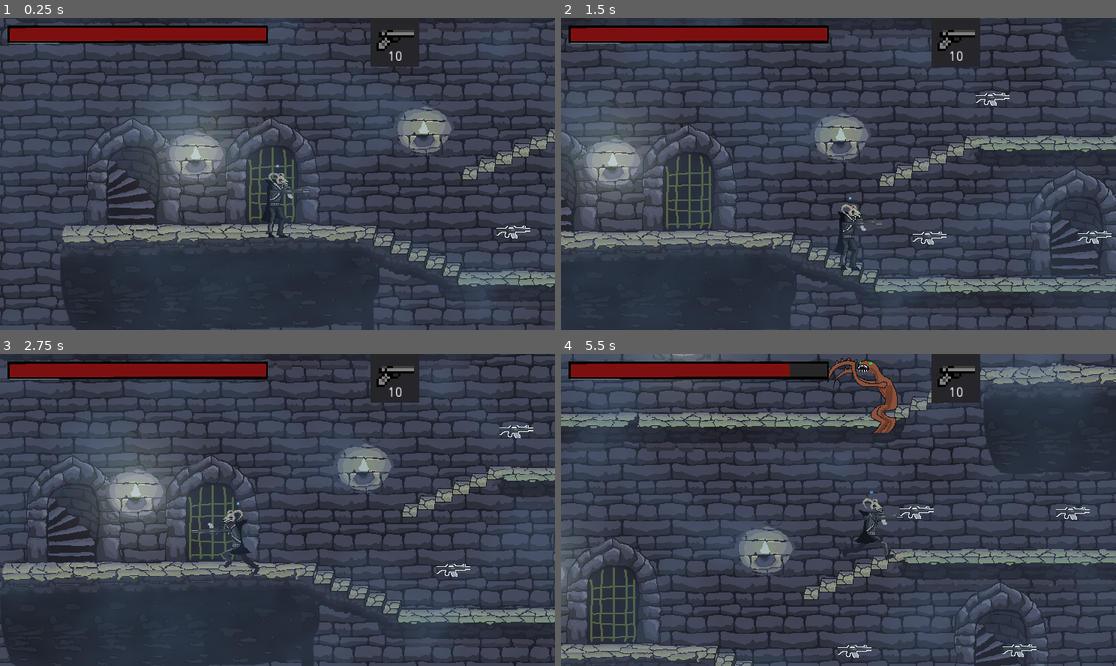
Above: before the commit, frames 1-4 (two rows, left to right).
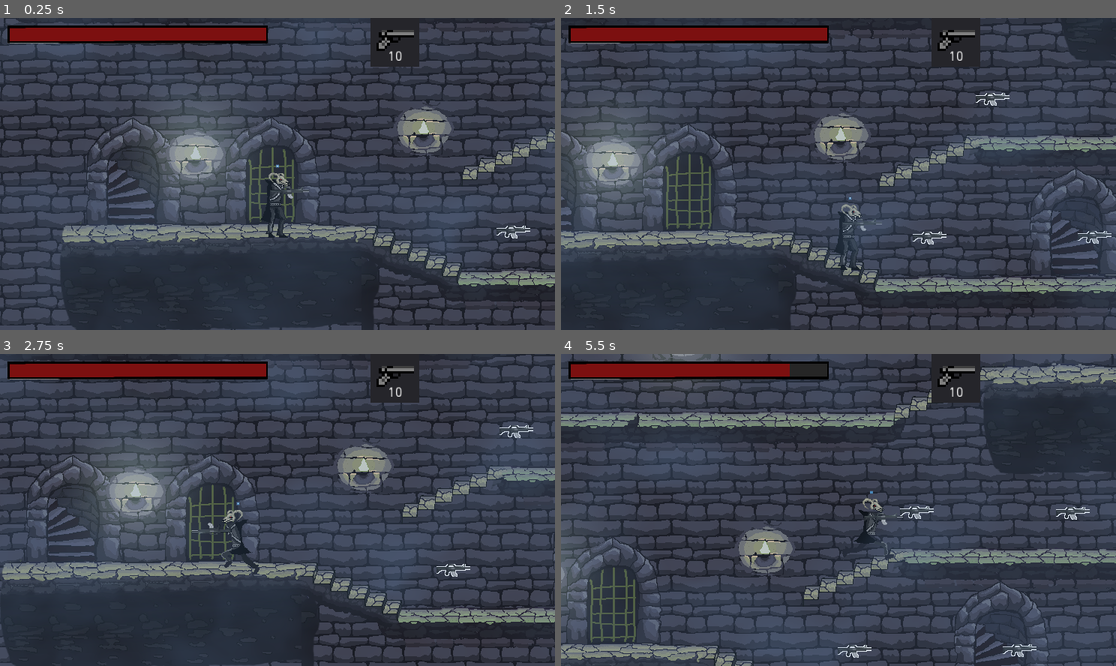
Above: after the commit, the same moments.

Repository: IgorBayerl/godot-game-liliths-crusade
Game: Godot game, scene res://src/Scenes/Main.tscn
The game is run twice, just before and just after one commit, with the same random seed, the same clock (stepped at 60 frames per second) and the same inputs. The engine's default icon, where the game draws it, is replaced by a stand-in: a white triangle on a blue panel in a dark square.
Inputs (mouse positions are in pixels of both pictures, inside the frame that each line leads up to):
- Up to frame 1 (0.25 s): no input
- Up to frame 2 (1.5 s): move the mouse to (960, 158) at 0.52 s; hold D (move_RIGHT) 0.53-1.25 s; tap 1 (Gun_1) at 0.6 s; click (960, 158) at 0.67 s; tap J (jump) at 0.77 s; drag from (727, 189) to (871, 239) at 1.27 s
- Up to frame 3 (2.75 s): move the mouse to (333, 441) at 2.02 s; hold A (move_LEFT) from 2.03 s (still down); tap 3 (Gun_3) at 2.1 s
- Up to frame 4 (5.5 s): release A (move_LEFT) at 2.75 s; drag from (810, 572) to (1077, 432) at 2.77 s; move the mouse to (1005, 556) at 3.52 s; hold D (move_RIGHT) 3.53-4.25 s; tap H (interact) at 3.6 s; tap J (jump) at 3.77 s; drag from (672, 463) to (1005, 500) at 4.27 s; move the mouse to (866, 510) at 5.02 s; hold D (move_RIGHT) from 5.03 s (still down); tap 1 (Gun_1) at 5.1 s; click (866, 510) at 5.17 s

The runs differ from the first frame. In frame 1, 1.2% of the frame differs, in the area x 8-93%, y 0-97%; in frame 2, 0.8%; in frame 3, 1.1%; in frame 4, 1.9%, in the area x 5-91%, y 1-99%.

Commit message:
CABEÇUDO INVEISIVEL :)

Diff:
--- a/src/Actors/Aroldo.tscn
+++ b/src/Actors/Aroldo.tscn
@@ -6,6 +6,7 @@
 [ext_resource path="res://src/Sprites/Aroldo/Bixo quase lah.png" type="Texture" id=4]
 
 [sub_resource type="RectangleShape2D" id=1]
+extents = Vector2( 9.59579, 9.20985 )
 
 [sub_resource type="SpriteFrames" id=2]
 animations = [ {
@@ -26,7 +27,8 @@
 script = ExtResource( 2 )
 
 [node name="CollisionShape2D" type="CollisionShape2D" parent="."]
-scale = Vector2( 2.84, 2.88 )
+position = Vector2( 23.748, 0 )
+scale = Vector2( 2.697, 5.093 )
 shape = SubResource( 1 )
 
 [node name="AnimatedSprite" type="AnimatedSprite" parent="."]
--- a/src/Scenes/Main.tscn
+++ b/src/Scenes/Main.tscn
@@ -26,7 +26,7 @@
 extents = Vector2( 10.3599, 1.63678 )
 
 [sub_resource type="RectangleShape2D" id=6]
-extents = Vector2( 29.6115, 90.1687 )
+extents = Vector2( 27.6583, 105.159 )
 
 [node name="Main" type="Node2D"]
 
@@ -140,8 +140,8 @@
 type = 2
 
 [node name="FOG" parent="." instance=ExtResource( 6 )]
-position = Vector2( 1446.53, 570.534 )
-scale = Vector2( 44.7077, 34.4197 )
+position = Vector2( 1511.34, 452.178 )
+scale = Vector2( 54.88, 39.12 )
 
 [node name="AudioStreamPlayer" type="AudioStreamPlayer" parent="."]
 stream = ExtResource( 9 )
--- a/src/Scripts/Aroldo.gd
+++ b/src/Scripts/Aroldo.gd
@@ -3,6 +3,7 @@
 onready var Player = get_parent().get_node("Player")
 
 var vel = Vector2(0, 0)
+var LOOKING_DIRECTION = Vector2( 1 , 0 )
 
 var grav = 1800
 var max_grav = 3000
@@ -53,10 +54,16 @@
 
 func _process(delta):
 
+	$AnimatedSprite.scale = LOOKING_DIRECTION
+
 	if Player.position.x < position.x - target_player_dist and sees_player():
 		set_dir(-1)
+		LOOKING_DIRECTION = Vector2(1,0)
+
 	elif Player.position.x > position.x + target_player_dist and sees_player():
 		set_dir(1)
+		LOOKING_DIRECTION = Vector2(-1,0)
+
 	else:
 		set_dir(0)
 
